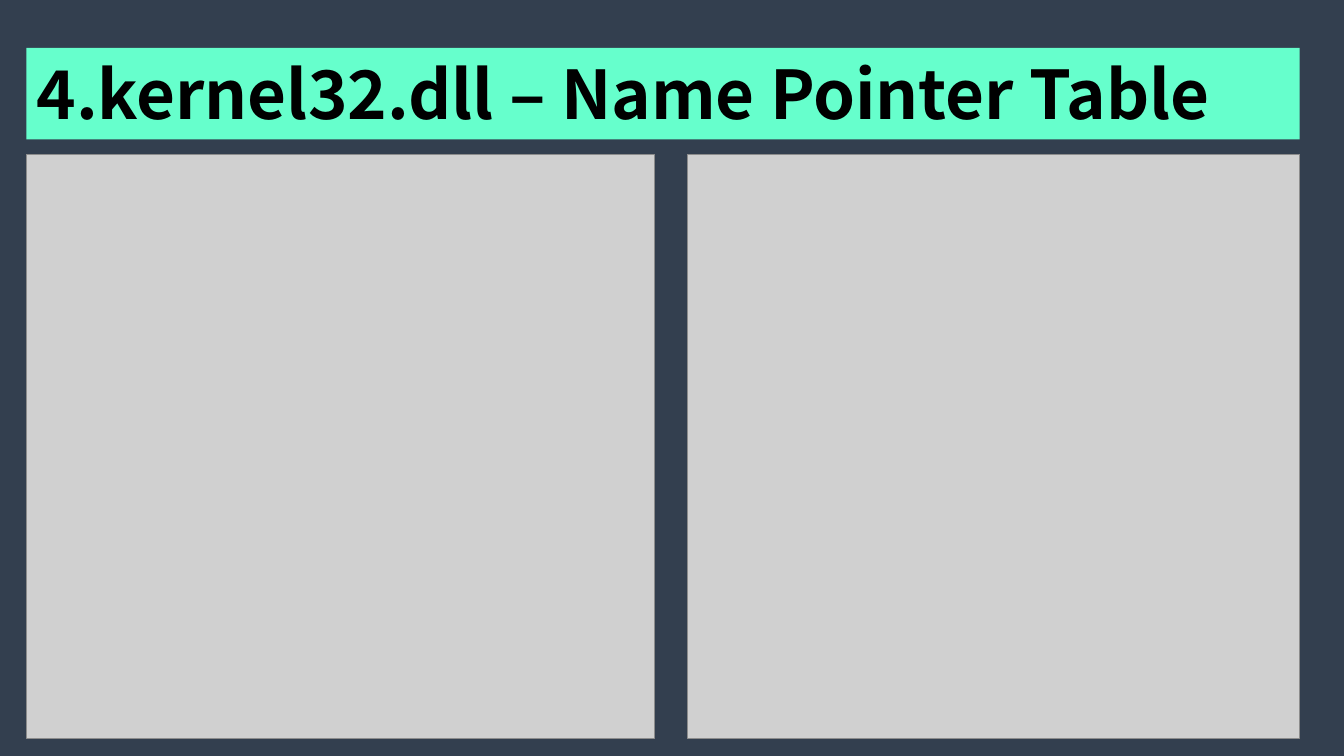
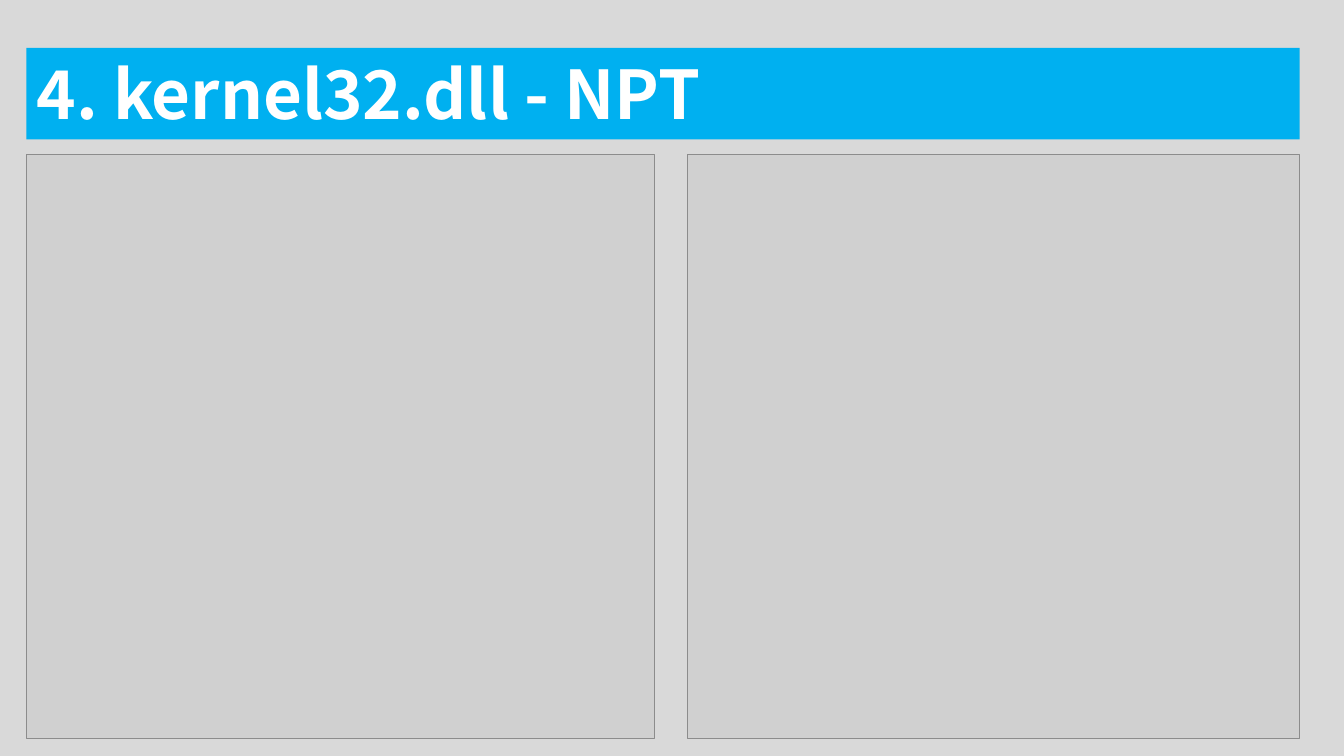
Before and after one commit to traitor0213/universal-shellcode, a slide deck: slide 21 of 123545.pptx (slide 20 before the commit). Drawn at 1344x756 pixels with LibreOffice and Linux fonts; fonts in the diff are those of the drawing; grey boxes stand for pictures. Boxes give left, top, right and bottom in pixels: in the first picture for what was removed or moved away, otherwise in the second. Text is boxed around its words. In the diff, an @@ line names an element or a change of style, - is before the commit and + after.

```diff
--- a/123545.pptx
+++ b/123545.pptx
@@ background #333F50 to #D9D9D9 @@
@@ rectangle "4. kernel32.dll - NPT" at [26,47,1300,139]: fill #66FFCC to #00B0F0 @@
@@ text in rectangle at [36,65,701,120]: text changed; text colour #000000 to #FFFFFF @@
-4.kernel32.dll – Name Pointer Table
+4. kernel32.dll - NPT
```
Also in this commit, not shown: 19 other slides changed, 4 slides added, 3 slides removed.
